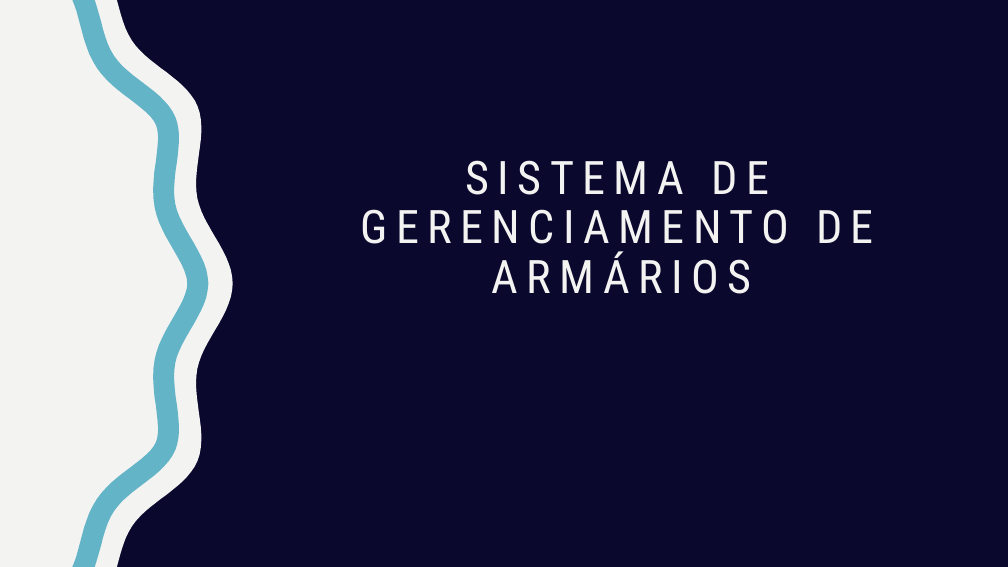
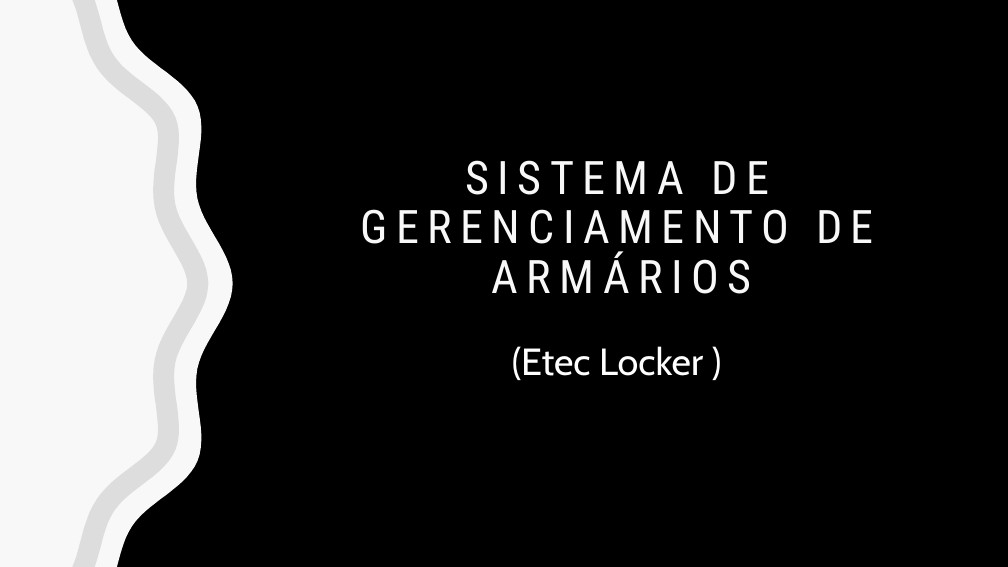
Before and after one commit to lucasdeaquino/TCC-armarios, a slide deck: slide 1 of Ricardo/2 Previaesse.pptx. Drawn at 1008x567 pixels with LibreOffice and Linux fonts; fonts in the diff are those of the drawing. Boxes give left, top, right and bottom in pixels: in the first picture for what was removed or moved away, otherwise in the second. Text is boxed around its words. In the diff, an @@ line names an element or a change of style, - is before the commit and + after.

```diff
--- a/Ricardo/2 Previaesse.pptx
+++ b/Ricardo/2 Previaesse.pptx
@@ background #0B082E to #000000 @@
@@ freeform shape at [0, 0, 233, 567]: fill #F3F3F2 to #F8F8F8 @@
@@ freeform shape at [73, 0, 209, 567]: fill #62B4C6 to #DDDDDD @@
@@ title "SISTEMA DE GERENCIAMENTO DE ARMÁRIOS" at [360, 160, 874, 294]: text colour #F3F3F2 to #F8F8F8 @@
@@ text added at [512, 346, 703, 380], 36 pt, text #FFFFFF @@
+(Etec Locker )
```
Also in this commit, not shown: 10 other slides changed, 1 slide added.
